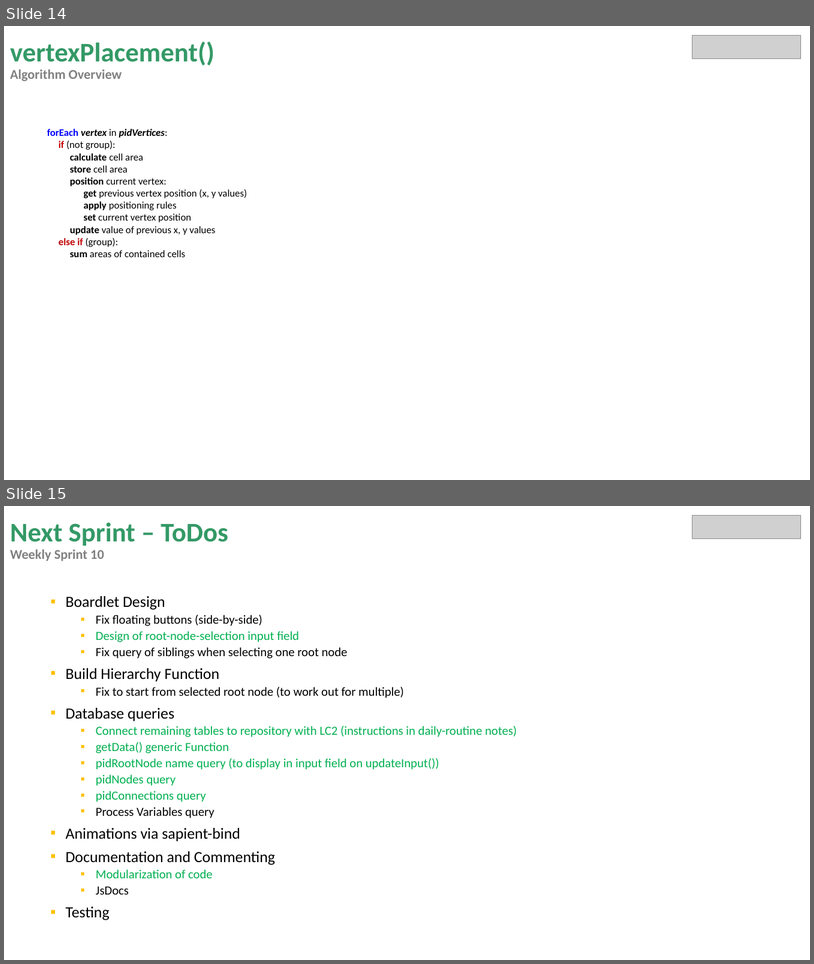
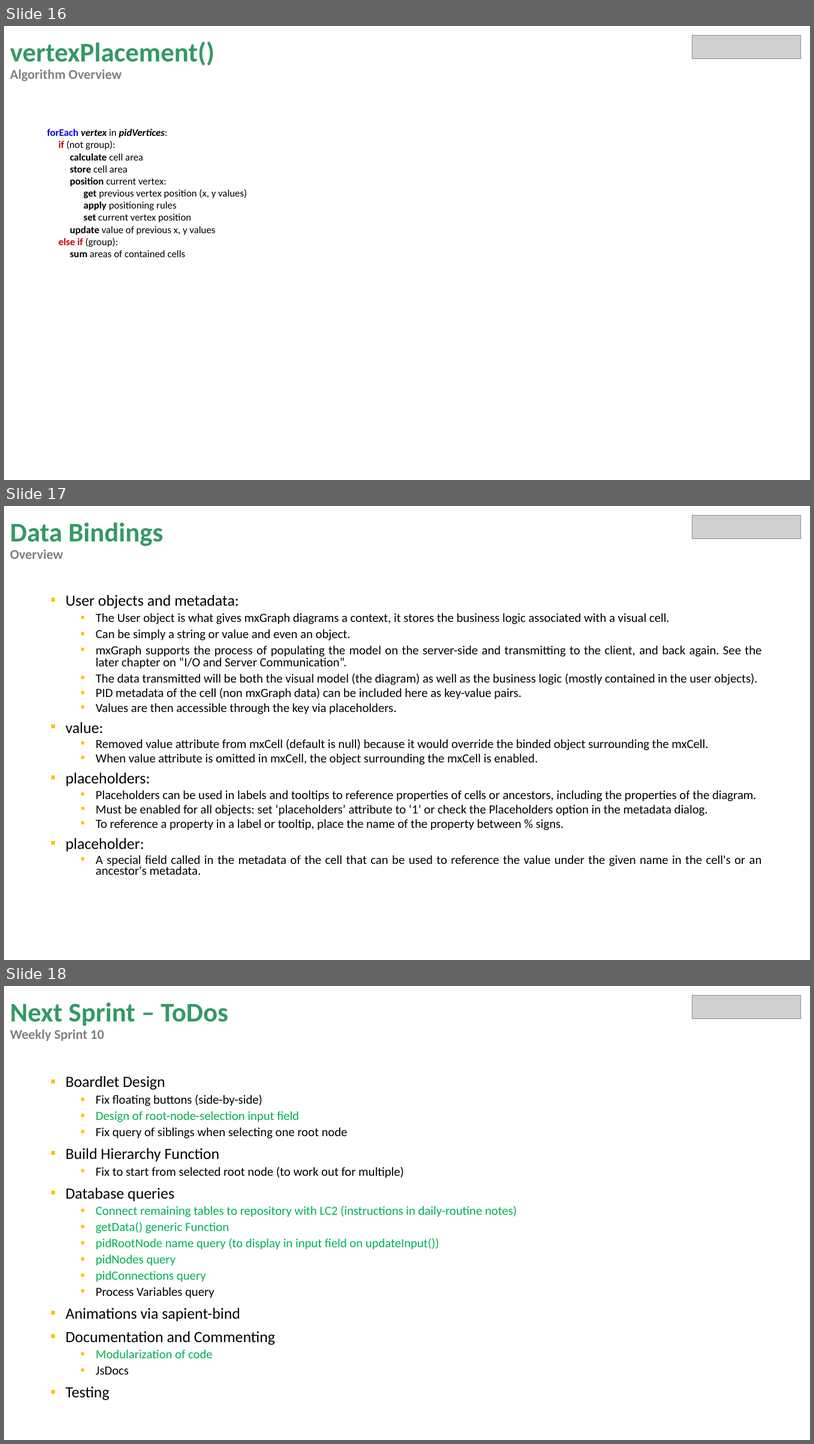
Before and after one commit to miguelrk/tum-mw-bachelorarbeit, a slide deck: 3 Entwicklungsphase/weekly_meeting_11.pptx. Shown one above the other, each under a label of ours: slides 14 and 15 before the commit, slides 16, 17 and 18 after it. The pictures are 814x964 and 814x1444 pixels, drawn with LibreOffice and Linux fonts; fonts in the diff are those of the drawing; grey boxes stand for pictures. Boxes give left, top, right and bottom in pixels: in the first picture for what was removed or moved away, otherwise in the second. Text is boxed around its words. In the diff, an @@ line names an element or a change of style, - is before the commit and + after.

Commit message:
Adds labels for shapes. Starts filter in mapNodesToShapes and mapConnectionsToShapes to filter only starting from selected root node -> needs testing. Modifies PPT-presentation

```diff
--- a/3 Entwicklungsphase/weekly_meeting_11.pptx
+++ b/3 Entwicklungsphase/weekly_meeting_11.pptx
@@ slide 17 added at (4, 506, 810, 960), background #FFFFFF @@
@@ title added at (10, 522, 163, 559), 32 pt, text #339966, bold @@
+Data Bindings
+Overview
@@ picture added at (693, 515, 802, 538) @@
@@ text added at (66, 595, 762, 874), 14.8 pt, text #000000 @@
+▪ User objects and metadata:
+  ▪ The User object is what gives mxGraph diagrams a context, it stores the business logic associated with a visual cell.
+  ▪ Can be simply a string or value and even an object.
+  ▪ mxGraph supports the process of populating the model on the server-side and transmitting to the client, and back again. See the later chapter on “I/O and Server Communication”.
+  ▪ The data transmitted will be both the visual model (the diagram) as well as the business logic (mostly contained in the user objects).
+  ▪ PID metadata of the cell (non mxGraph data) can be included here as key-value pairs.
+  ▪ Values are then accessible through the key via placeholders.
+▪ value:
+  ▪ Removed value attribute from mxCell (default is null) because it would override the binded object surrounding the mxCell.
+  ▪ When value attribute is omitted in mxCell, the object surrounding the mxCell is enabled.
+▪ placeholders:
+  ▪ Placeholders can be used in labels and tooltips to reference properties of cells or ancestors, including the properties of the diagram.
+  ▪ Must be enabled for all objects: set ‘placeholders’ attribute to ‘1’ or check the Placeholders option in the metadata dialog.
+  ▪ To reference a property in a label or tooltip, place the name of the property between % signs.
+▪ placeholder:
+  ▪ A special field called in the metadata of the cell that can be used to reference the value under the given name in the cell's or an ancestor's metadata.
@@ what was slide 14 is now slide 16 @@
@@ what was slide 15 is now slide 18 @@
```
Also in this commit, not shown: 1 slide changed, 2 other slides added, 3 other files.
